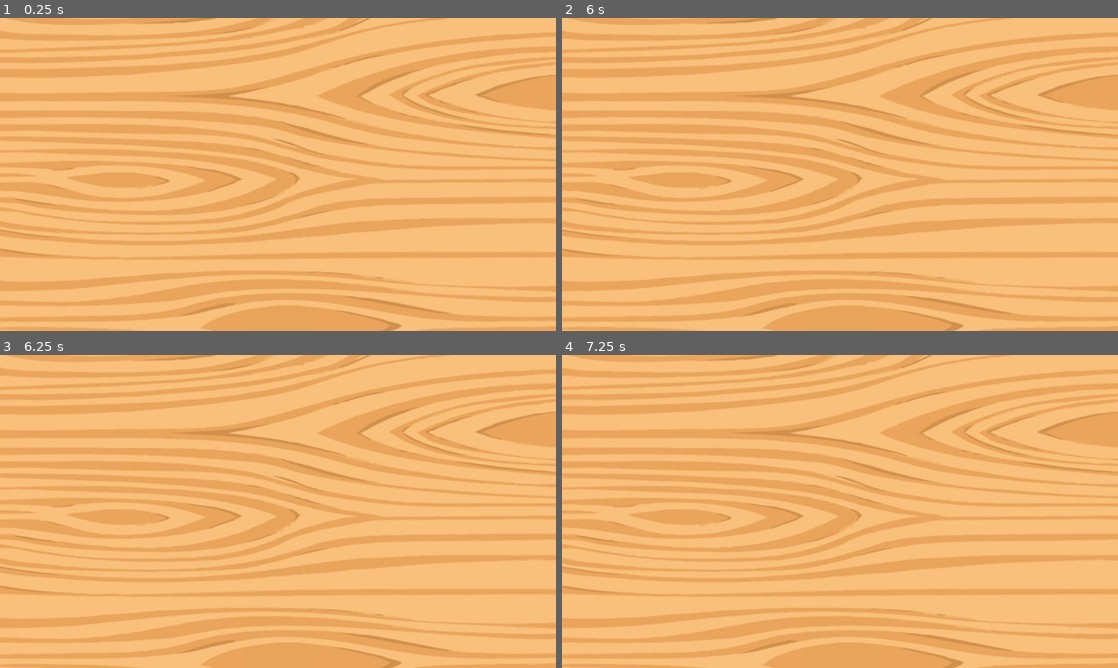
Above: before the commit, frames 1-4 (two rows, left to right).
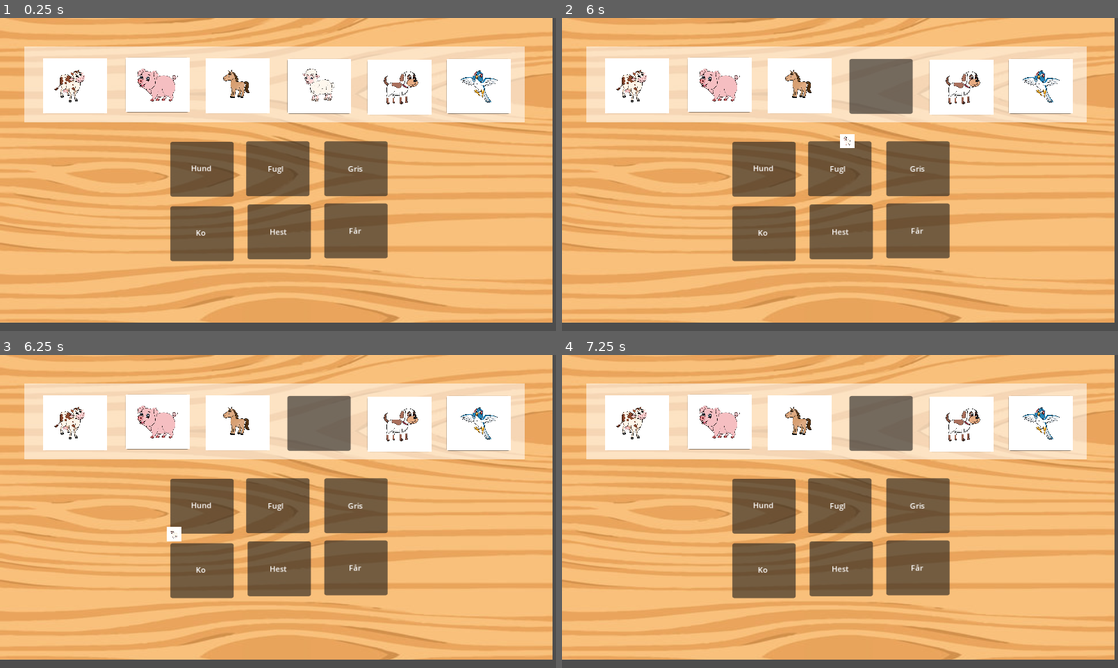
Above: after the commit, the same moments.

Repository: camilla1323/eksamen
Game: Godot game, scene res://Dyr.tscn
Same seed, same stepped clock (60 frames per second), same inputs: the game is played once before the commit and once after it. This scene is started directly instead of the project's main scene.
Inputs (mouse positions are in pixels of both pictures, inside the frame that each line leads up to):
- Up to frame 1 (0.25 s): no input
- Up to frame 2 (6 s): tap Enter at 0.5, 2, 3.5 s; move the mouse to (812, 237) at 0.52 s; click (812, 237) at 0.6 s; tap Space at 1.25, 2.75, 4.25 s; drag from (1006, 221) to (812, 237) at 1.27 s; move the mouse to (673, 127) at 2.02 s; click (673, 127) at 2.1 s; drag from (867, 174) to (673, 127) at 2.77 s; move the mouse to (756, 96) at 3.52 s; click (756, 96) at 3.6 s; drag from (962, 158) to (756, 96) at 4.27 s; move the mouse to (728, 190) at 5.02 s; click (728, 190) at 5.1 s; drag from (895, 105) to (728, 190) at 5.77 s
- Up to frame 3 (6.25 s): no input
- Up to frame 4 (7.25 s): move the mouse to (812, 574) at 6.52 s; click (812, 574) at 6.6 s

The runs differ from the first frame. In frame 1, 57% of the frame differs, in the area x 0-100%, y 0-100%; in frame 2, 57%; in frame 3, 57%; in frame 4, 57%.

Commit message:
Opsættelse af dyrspil

Diff:
--- a/Dyr.tscn
+++ b/Dyr.tscn
@@ -1,10 +1,7 @@
 [gd_scene load_steps=2 format=3 uid="uid://p5ieq62r7non"]
 
-[ext_resource type="Texture2D" uid="uid://dn82d3urnd7e7" path="res://art/Baggrund/360_F_44540911_QCDKX0tEkoDp56Xtnwtl5SXeXZIiunvB.jpg" id="1_8svv7"]
+[ext_resource type="PackedScene" uid="uid://dblt0lm7cc7eo" path="res://flytningdyr.tscn" id="1_4sfnc"]
 
 [node name="Node2D" type="Node"]
 
-[node name="360F44540911Qcdkx0tEkoDp56Xtnwtl5sXeXzIiunvB" type="Sprite2D" parent="."]
-position = Vector2(576, 324)
-scale = Vector2(2.4, 1.8)
-texture = ExtResource("1_8svv7")
+[node name="Node2D" parent="." instance=ExtResource("1_4sfnc")]
--- a/Hest_form.tscn
+++ /dev/null
@@ -1,14 +0,0 @@
-[gd_scene format=3 uid="uid://cfwvka5jc80nc"]
-
-[node name="Node2D" type="Control"]
-layout_mode = 3
-anchors_preset = 0
-
-[node name="hest drag" type="TextureRect" parent="."]
-layout_mode = 0
-offset_right = 40.0
-offset_bottom = 40.0
-
-[node name="hest drop" type="TextureRect" parent="."]
-offset_right = 40.0
-offset_bottom = 40.0
--- /dev/null
+++ b/dyr_spil.gd
@@ -0,0 +1,25 @@
+extends TextureRect
+
+func _get_drag_data(at_position):
+
+	var preview_texture = TextureRect.new()
+
+	preview_texture.texture = texture
+	preview_texture.expand_mode = 1
+	preview_texture.size = Vector2(30,30)
+
+	var preview = Control.new()
+	preview.add_child(preview_texture)
+
+	set_drag_preview(preview)
+	texture = null
+
+	return preview_texture.texture
+
+
+func _can_drop_data(_pos, data):
+	return data is Texture2D
+
+
+func _drop_data(_pos, data):
+	texture = data
--- a/dyr_spil.tscn
+++ b/dyr_spil.tscn
@@ -1,5 +1,21 @@
-[gd_scene format=3 uid="uid://77k1wab2pa"]
+[gd_scene load_steps=2 format=3 uid="uid://77k1wab2pa"]
 
-[node name="Node2D" type="Control"]
-layout_mode = 3
-anchors_preset = 0
+[ext_resource type="Script" path="res://dyr_spil.gd" id="1_2y50q"]
+
+[node name="Node2D" type="TextureRect"]
+custom_minimum_size = Vector2(70, 70)
+offset_left = 67.0
+offset_top = 47.0
+offset_right = 241.0
+offset_bottom = 187.0
+expand_mode = 1
+script = ExtResource("1_2y50q")
+
+[node name="Panel" type="Panel" parent="."]
+show_behind_parent = true
+custom_minimum_size = Vector2(70, 70)
+layout_mode = 0
+offset_right = 76.0
+offset_bottom = 83.0
+scale = Vector2(1.7366, 1.40522)
+mouse_filter = 2
--- /dev/null
+++ b/flytningdyr.tscn
@@ -0,0 +1,160 @@
+[gd_scene load_steps=9 format=3 uid="uid://dblt0lm7cc7eo"]
+
+[ext_resource type="Texture2D" uid="uid://dn82d3urnd7e7" path="res://art/Baggrund/360_F_44540911_QCDKX0tEkoDp56Xtnwtl5SXeXZIiunvB.jpg" id="1_xv1jd"]
+[ext_resource type="PackedScene" uid="uid://77k1wab2pa" path="res://dyr_spil.tscn" id="2_nkcvn"]
+[ext_resource type="Texture2D" uid="uid://sg7a35e5igq2" path="res://art/Dyr til programmering. /Page 2.jpeg" id="3_mboms"]
+[ext_resource type="Texture2D" uid="uid://crjxd0ok44k3d" path="res://art/Dyr til programmering. /Page 1.jpeg" id="4_kes46"]
+[ext_resource type="Texture2D" uid="uid://hq6qst07b42r" path="res://art/Dyr til programmering. /Page 3.jpeg" id="5_kaaaf"]
+[ext_resource type="Texture2D" uid="uid://e4gbwr0by4m7" path="res://art/Dyr til programmering. /Page 4.jpeg" id="6_2c4vw"]
+[ext_resource type="Texture2D" uid="uid://bwovv3p4kid06" path="res://art/Dyr til programmering. /Page 5.jpeg" id="7_lj2gy"]
+[ext_resource type="Texture2D" uid="uid://cd01fd51rv7dp" path="res://art/Dyr til programmering. /Page 6.jpeg" id="8_ekjky"]
+
+[node name="Node2D" type="Node2D"]
+scale = Vector2(0.994075, 0.974315)
+
+[node name="360F44540911Qcdkx0tEkoDp56Xtnwtl5sXeXzIiunvB" type="Sprite2D" parent="."]
+position = Vector2(576, 324)
+scale = Vector2(2.4, 1.8)
+texture = ExtResource("1_xv1jd")
+
+[node name="ColorRect" type="ColorRect" parent="360F44540911Qcdkx0tEkoDp56Xtnwtl5sXeXzIiunvB"]
+modulate = Color(1, 1, 1, 0.545)
+offset_left = -219.0
+offset_top = -146.0
+offset_right = 216.0
+offset_bottom = -57.0
+
+[node name="Kofigur" parent="." instance=ExtResource("2_nkcvn")]
+offset_left = 89.5305
+offset_top = 86.2144
+offset_right = 222.53
+offset_bottom = 202.214
+texture = ExtResource("3_mboms")
+
+[node name="Koplads" parent="." instance=ExtResource("2_nkcvn")]
+self_modulate = Color(1, 1, 1, 0.294118)
+offset_left = 355.104
+offset_top = 400.281
+offset_right = 486.104
+offset_bottom = 516.281
+tooltip_text = "
+
+"
+
+[node name="Label" type="Label" parent="Koplads"]
+layout_mode = 0
+offset_left = 53.3159
+offset_top = 45.1599
+offset_right = 83.3159
+offset_bottom = 70.1599
+text = "Ko"
+
+[node name="Hestfigur" parent="." instance=ExtResource("2_nkcvn")]
+offset_left = 428.539
+offset_top = 86.2144
+offset_right = 561.539
+offset_bottom = 202.214
+texture = ExtResource("4_kes46")
+
+[node name="Hestplads" parent="." instance=ExtResource("2_nkcvn")]
+self_modulate = Color(1, 1, 1, 0.294118)
+offset_left = 516.058
+offset_top = 396.176
+offset_right = 647.058
+offset_bottom = 512.176
+
+[node name="Label" type="Label" parent="Hestplads"]
+layout_mode = 0
+offset_left = 46.2742
+offset_top = 47.2127
+offset_right = 86.2742
+offset_bottom = 70.2127
+text = "Hest"
+
+[node name="Fårfigur" parent="." instance=ExtResource("2_nkcvn")]
+offset_left = 598.546
+offset_top = 87.2408
+offset_right = 731.546
+offset_bottom = 203.241
+texture = ExtResource("5_kaaaf")
+
+[node name="Fårplads" parent="." instance=ExtResource("2_nkcvn")]
+self_modulate = Color(1, 1, 1, 0.294118)
+offset_left = 676.005
+offset_top = 394.123
+offset_right = 807.005
+offset_bottom = 510.123
+
+[node name="Label" type="Label" parent="Fårplads"]
+layout_mode = 0
+offset_left = 51.304
+offset_top = 47.2127
+offset_right = 91.304
+offset_bottom = 70.2127
+text = "Får"
+
+[node name="Fuglfigur" parent="." instance=ExtResource("2_nkcvn")]
+offset_left = 930.513
+offset_top = 87.2408
+offset_right = 1063.51
+offset_bottom = 203.241
+texture = ExtResource("7_lj2gy")
+
+[node name="Fuglplads" parent="." instance=ExtResource("2_nkcvn")]
+self_modulate = Color(1, 1, 1, 0.294118)
+offset_left = 513.04
+offset_top = 261.722
+offset_right = 644.04
+offset_bottom = 377.722
+
+[node name="Label" type="Label" parent="Fuglplads"]
+layout_mode = 0
+offset_left = 45.2682
+offset_top = 47.2126
+offset_right = 85.2682
+offset_bottom = 70.2126
+text = "Fugl"
+
+[node name="Grisfigur" parent="." instance=ExtResource("2_nkcvn")]
+offset_left = 261.55
+offset_top = 84.1617
+offset_right = 394.55
+offset_bottom = 200.162
+texture = ExtResource("8_ekjky")
+
+[node name="Grisplads" parent="." instance=ExtResource("2_nkcvn")]
+self_modulate = Color(1, 1, 1, 0.294118)
+offset_left = 676.005
+offset_top = 261.722
+offset_right = 807.005
+offset_bottom = 377.722
+
+[node name="Label" type="Label" parent="Grisplads"]
+layout_mode = 0
+offset_left = 49.292
+offset_top = 47.2126
+offset_right = 89.292
+offset_bottom = 70.2126
+text = "Gris"
+
+[node name="Hundfigur" parent="." instance=ExtResource("2_nkcvn")]
+offset_left = 765.536
+offset_top = 89.2935
+offset_right = 898.536
+offset_bottom = 205.294
+texture = ExtResource("6_2c4vw")
+
+[node name="Hundplads" parent="." instance=ExtResource("2_nkcvn")]
+self_modulate = Color(1, 1, 1, 0.294118)
+offset_left = 355.104
+offset_top = 262.749
+offset_right = 486.104
+offset_bottom = 378.749
+
+[node name="Label" type="Label" parent="Hundplads"]
+layout_mode = 0
+offset_left = 43.2563
+offset_top = 45.16
+offset_right = 86.2563
+offset_bottom = 68.16
+text = "Hund"
Binary file added: art/Dyr til programmering. /Page 1.jpeg
Not shown, added: art/Dyr til programmering. /Page 1.jpeg.import
Binary file added: art/Dyr til programmering. /Page 2.jpeg
Not shown, added: art/Dyr til programmering. /Page 2.jpeg.import
Binary file added: art/Dyr til programmering. /Page 3.jpeg
Not shown, added: art/Dyr til programmering. /Page 3.jpeg.import
Binary file added: art/Dyr til programmering. /Page 4.jpeg
Not shown, added: art/Dyr til programmering. /Page 4.jpeg.import
Binary file added: art/Dyr til programmering. /Page 5.jpeg
Not shown, added: art/Dyr til programmering. /Page 5.jpeg.import
Binary file added: art/Dyr til programmering. /Page 6.jpeg
Not shown, added: art/Dyr til programmering. /Page 6.jpeg.import
(and 1 more such lines)
